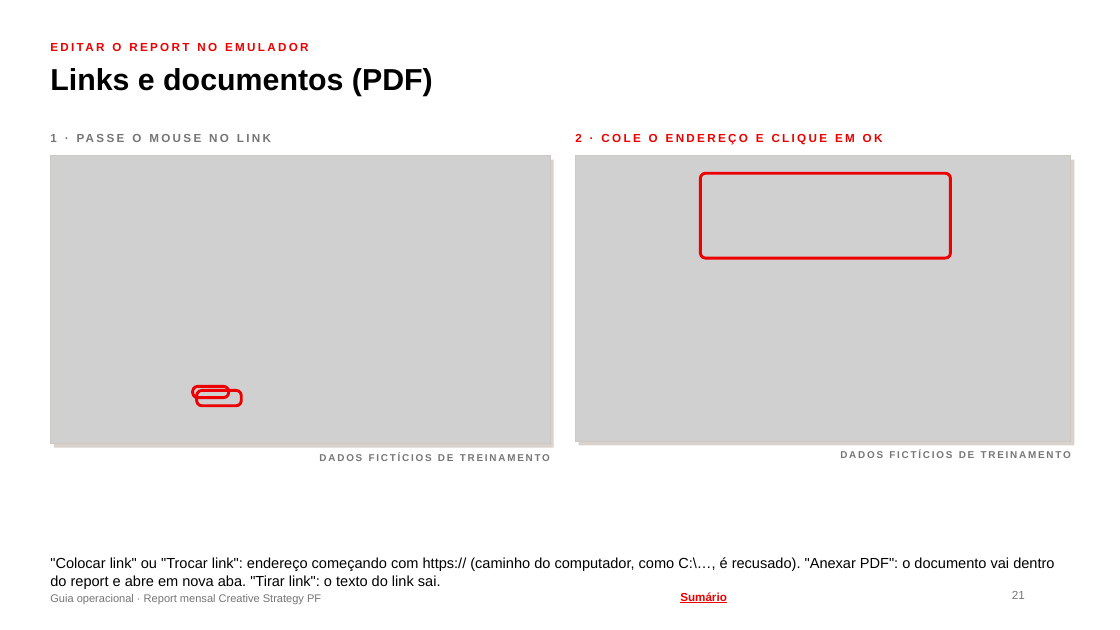
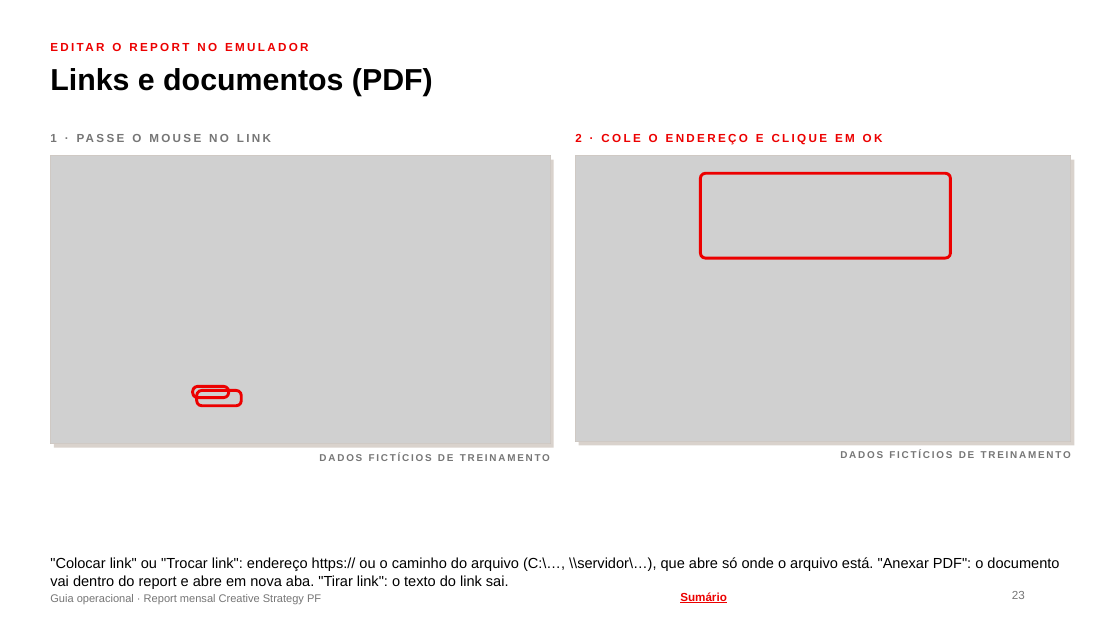
Before and after one commit to fabrizzioriccelli/report_mensal_st, a slide deck: slide 23 of kit/guia-operacional.pptx (slide 21 before the commit). Drawn at 1120x630 pixels with LibreOffice and Linux fonts; fonts in the diff are those of the drawing; grey boxes stand for pictures; background and template pictures are left out. Boxes give left, top, right and bottom in pixels: in the first picture for what was removed or moved away, otherwise in the second. Text is boxed around its words. In the diff, an @@ line names an element or a change of style, - is before the commit and + after.

```diff
--- a/kit/guia-operacional.pptx
+++ b/kit/guia-operacional.pptx
@@ text at (50,557,1059,589): text changed @@
-"Colocar link" ou "Trocar link": endereço começando com https:// (caminho do computador, como C:\…, é recusado). "Anexar PDF": o documento vai dentro do report e abre em nova aba. "Tirar link": o texto do link sai.
+"Colocar link" ou "Trocar link": endereço https:// ou o caminho do arquivo (C:\…, \\servidor\…), que abre só onde o arquivo está. "Anexar PDF": o documento vai dentro do report e abre em nova aba. "Tirar link": o texto do link sai.
@@ page number at (1012,591,1025,599): text changed @@
-21
+23
```
Also in this commit, not shown: 9 other slides changed, 2 slides added, 18 other files.
